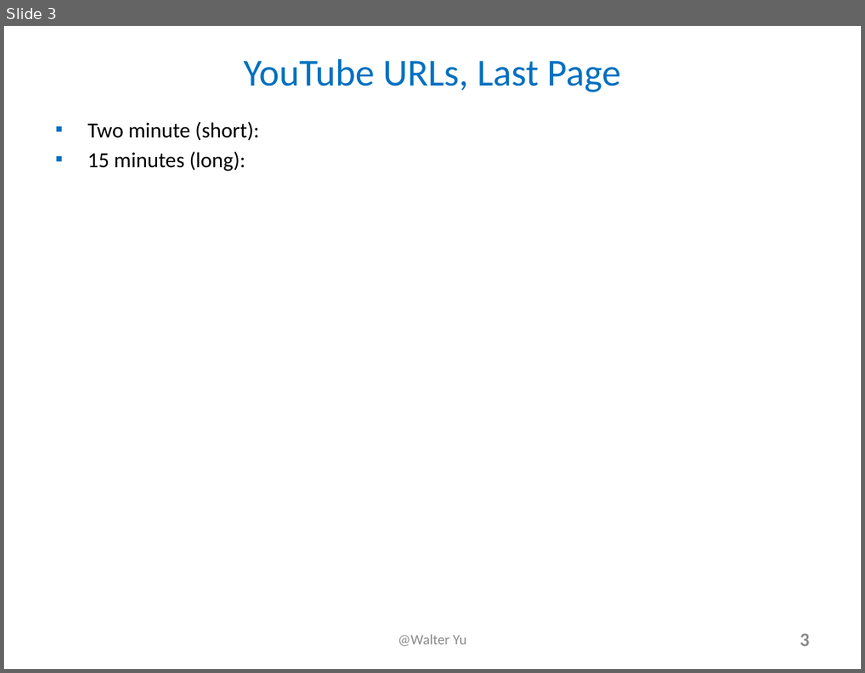
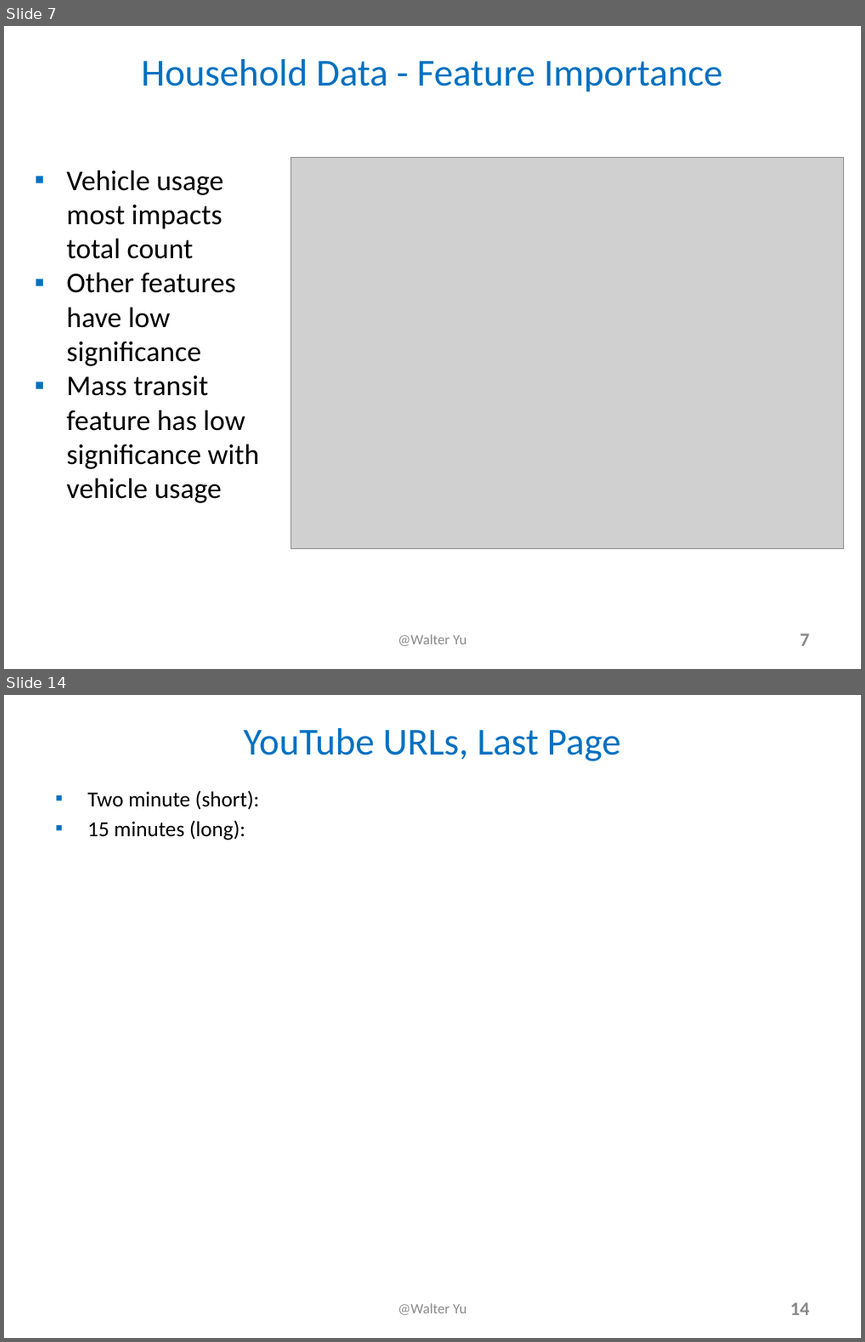
Before and after one commit to walteryu/e63-final, a slide deck: presentation/FinalProjectSlides_e63_2018_WY.pptx. Shown one above the other, each under a label of ours: slide 3 before the commit, slides 7 and 14 after it; the slides between them are not shown. The pictures are 865x673 and 865x1342 pixels, drawn with LibreOffice and Linux fonts; fonts in the diff are those of the drawing; grey boxes stand for pictures. Boxes give left, top, right and bottom in pixels: in the first picture for what was removed or moved away, otherwise in the second. Text is boxed around its words. In the diff, an @@ line names an element or a change of style, - is before the commit and + after.

```diff
--- a/presentation/FinalProjectSlides_e63_2018_WY.pptx
+++ b/presentation/FinalProjectSlides_e63_2018_WY.pptx
@@ slide 7 added at (4,26,861,669), background #FFFFFF @@
@@ title added at (141,59,722,92), 32 pt, text #0070C0 @@
+Household Data - Feature Importance
@@ text added at (67,170,260,503), 24 pt, text #000000 @@
+▪ Vehicle usage most impacts total count
+▪ Other features have low significance
+▪ Mass transit feature has low significance with vehicle usage
@@ picture added at (291,157,843,548) @@
@@ text added at (398,634,466,646), 12 pt, text #898989 @@
+@Walter Yu
@@ page number added at (800,633,809,646), 16 pt, text #888888, bold @@
+7
@@ what was slide 3 is now slide 14 @@
@@ page number at (790,1302,810,1315): text changed @@
-3
+14
```
Also in this commit, not shown: 2 slides changed, 10 other slides added.
